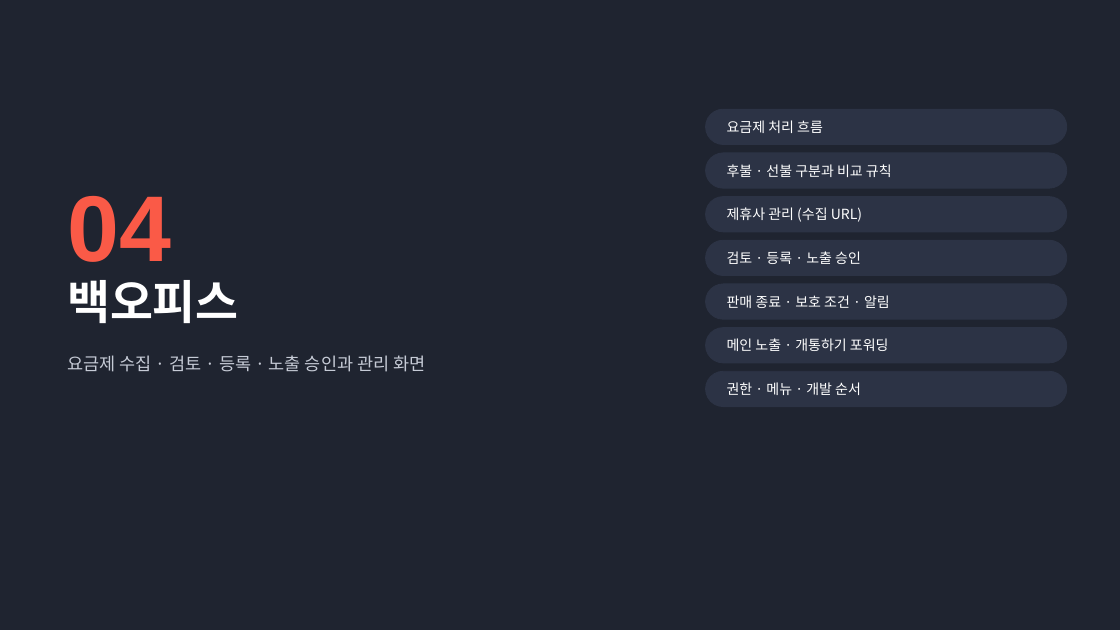
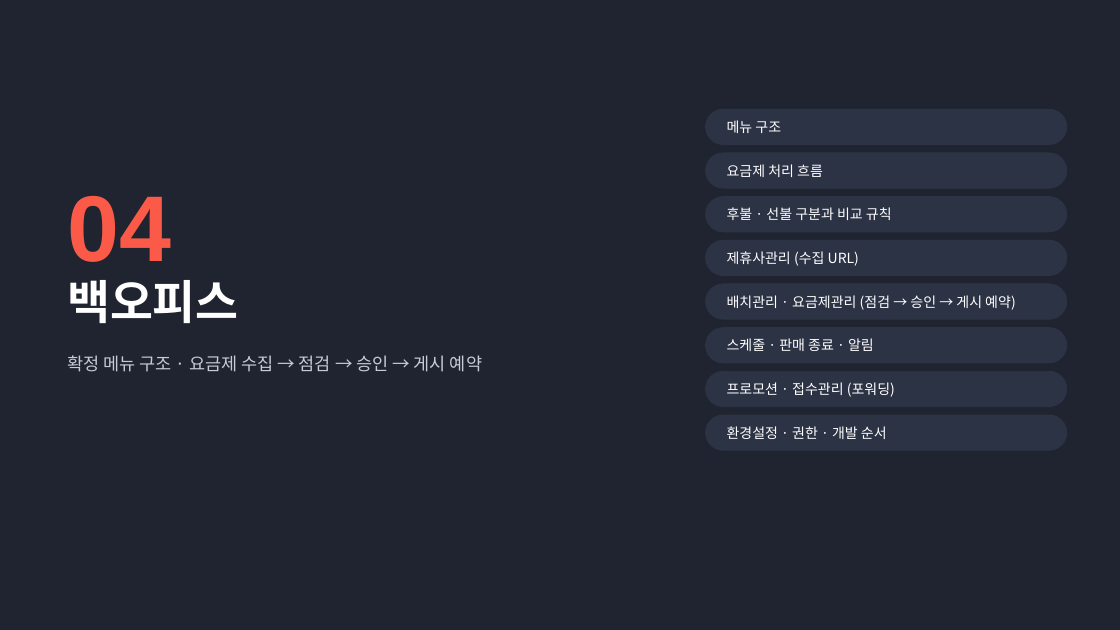
Before and after one commit to chlee-oss/im010, a slide deck: slide 24 of im010_기획서.pptx. Drawn at 1120x630 pixels with LibreOffice and Linux fonts; fonts in the diff are those of the drawing. Boxes give left, top, right and bottom in pixels: in the first picture for what was removed or moved away, otherwise in the second. Text is boxed around its words. In the diff, an @@ line names an element or a change of style, - is before the commit and + after.

```diff
--- a/im010_기획서.pptx
+++ b/im010_기획서.pptx
@@ text added at [727,120,781,133], 12 pt, text #FFFFFF @@
+메뉴 구조
@@ text "요금제 처리 흐름": place and size @@
-text "요금제 처리 흐름" at [727,120,823,133]
+text "요금제 처리 흐름" at [727,164,823,177]
@@ text "후불 · 선불 구분과 비교 ...": place and size @@
-text "후불 · 선불 구분과 비교 ..." at [727,164,892,177]
+text "후불 · 선불 구분과 비교 ..." at [727,207,892,220]
@@ text at [727,251,859,266]: spaces changed @@
-제휴사 관리 (수집 URL)
+제휴사관리 (수집 URL)
@@ text removed at [727,251,861,264] @@
-검토 · 등록 · 노출 승인
@@ text at [727,295,1016,310]: text changed @@
-판매 종료 · 보호 조건 · 알림
+배치관리 · 요금제관리 (점검 → 승인 → 게시 예약)
@@ text at [67,355,482,372]: text changed @@
-요금제 수집 · 검토 · 등록 · 노출 승인과 관리 화면
+확정 메뉴 구조 · 요금제 수집 → 점검 → 승인 → 게시 예약
@@ text at [727,338,874,351]: text changed @@
-메인 노출 · 개통하기 포워딩
+스케줄 · 판매 종료 · 알림
@@ text at [727,382,895,397]: text changed @@
-권한 · 메뉴 · 개발 순서
+프로모션 · 접수관리 (포워딩)
@@ rounded rectangle added at [706,415,1067,450], fill #2C3345, outline #2C3345 0.75 pt @@
@@ text added at [727,426,887,439], 12 pt, text #FFFFFF @@
+환경설정 · 권한 · 개발 순서
```
Also in this commit, not shown: 18 other slides changed, 3 slides added, 2 slides removed.
